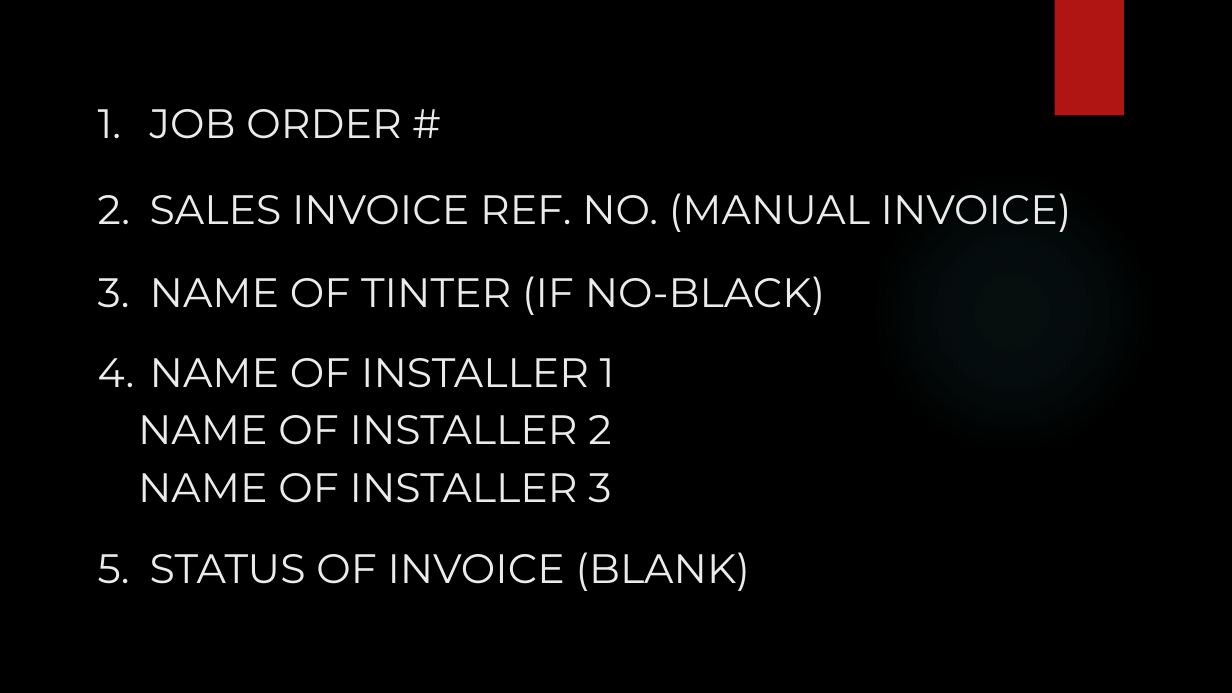
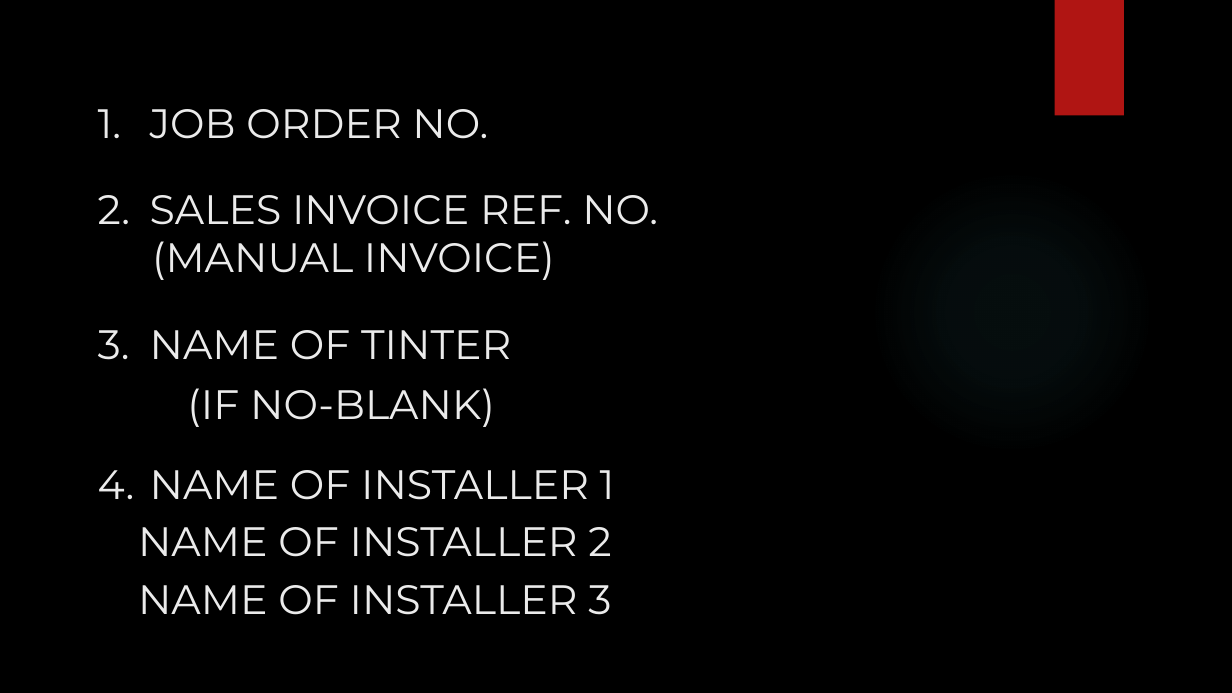
Before and after one commit to itsC0ffee/Goldrich-Repository, a slide deck: slide 2 of UDF FORE SALES ORDER AR INVOICE ORDER TYPE.pptx. Drawn at 1232x693 pixels with LibreOffice and Linux fonts; fonts in the diff are those of the drawing; background and template pictures are left out. Boxes give left, top, right and bottom in pixels: in the first picture for what was removed or moved away, otherwise in the second. Text is boxed around its words. In the diff, an @@ line names an element or a change of style, - is before the commit and + after.

```diff
--- a/UDF FORE SALES ORDER AR INVOICE ORDER TYPE.pptx
+++ b/UDF FORE SALES ORDER AR INVOICE ORDER TYPE.pptx
@@ text at (150,109,488,139): text changed @@
-1. JOB ORDER #
+1. JOB ORDER NO.
@@ text at (150,195,658,225): text changed @@
-2. SALES INVOICE REF. NO. (MANUAL INVOICE)
+2. SALES INVOICE REF. NO.
@@ text added at (152,241,555,280), 32 pt, text #EBEBEB @@
+(MANUAL INVOICE)
@@ text at (150,330,511,360): text changed @@
-3. NAME OF TINTER (IF NO-BLACK)
+3. NAME OF TINTER
@@ text added at (187,388,495,427), 32 pt, text #EBEBEB @@
+(IF NO-BLANK)
@@ text at (150,470,615,500): text changed @@
-NAME OF INSTALLER 3
+4. NAME OF INSTALLER 1
@@ text "NAME OF INSTALLER 2": place and size @@
-text "NAME OF INSTALLER 2" at (138,415,611,445)
+text "NAME OF INSTALLER 2" at (138,527,611,557)
@@ text removed at (150,552,750,591) @@
-5. STATUS OF INVOICE (BLANK)
@@ text at (138,585,611,615): text changed @@
-4. NAME OF INSTALLER 1
+NAME OF INSTALLER 3
```
Also in this commit, not shown: 2 other slides changed, 4 slides added, 2 slides removed, 1 other file.
